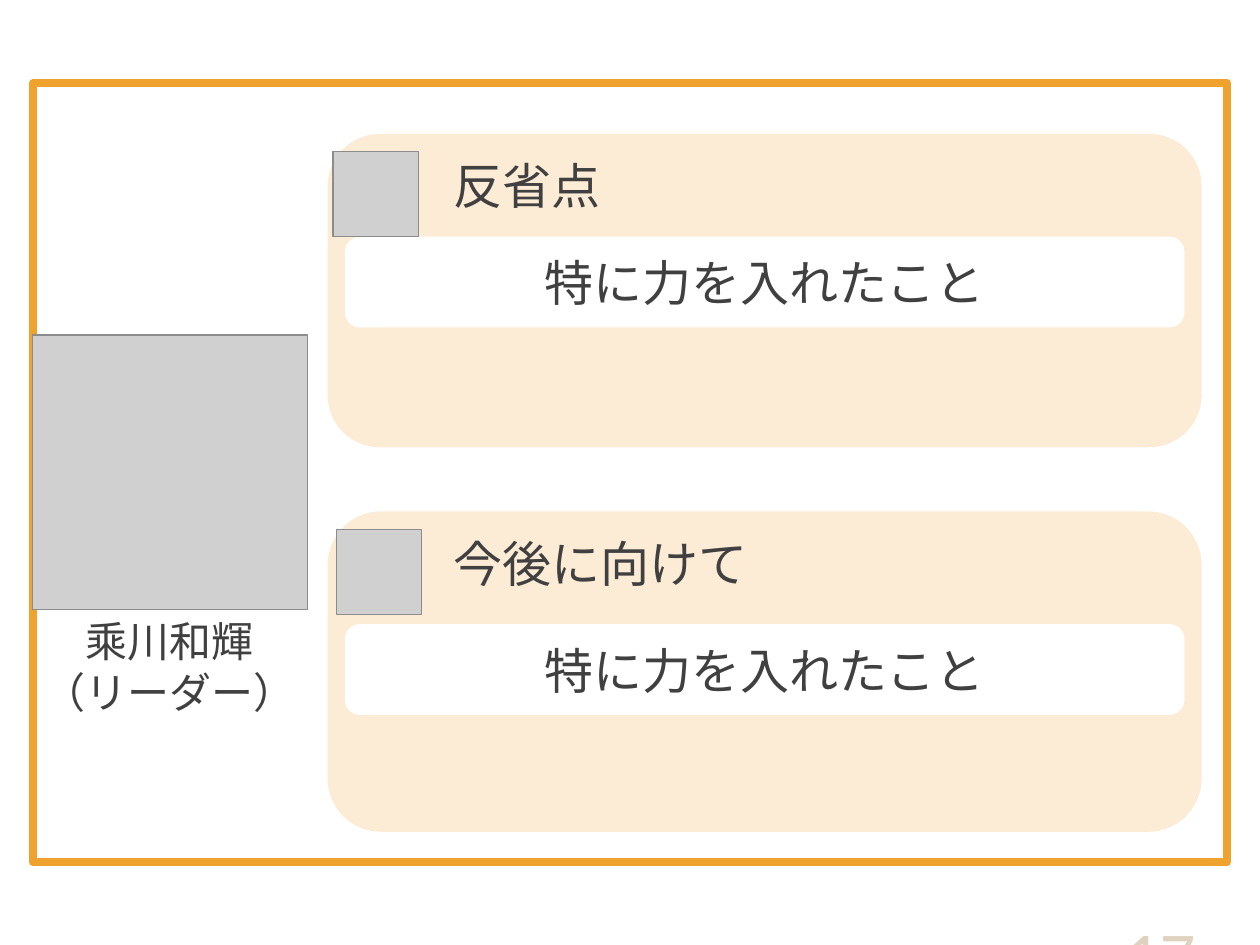
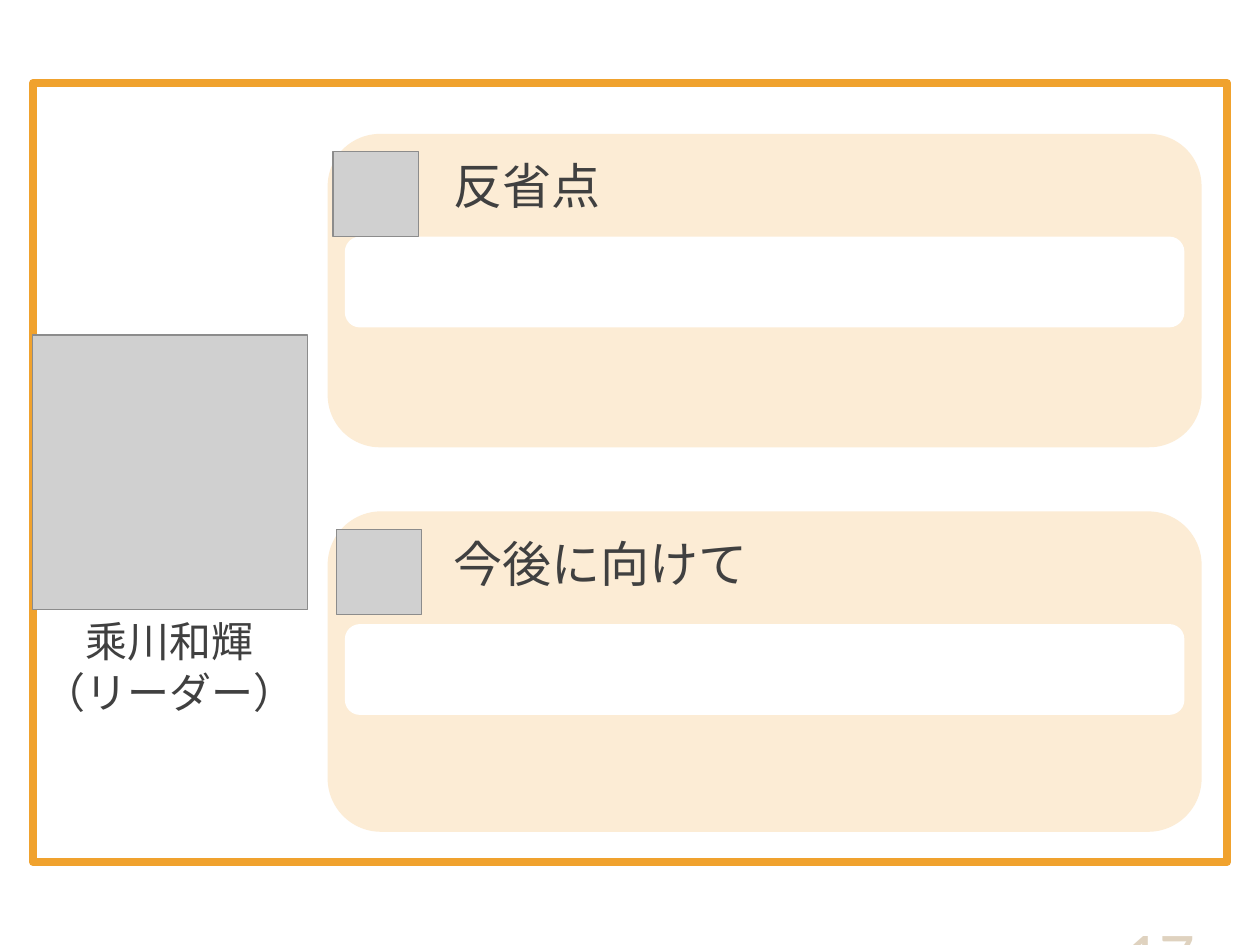
Before and after one commit to DOJO-2021/D-2, a slide deck: slide 17 of documents/プレゼン/Knowledge Holder_清書版.pptx. Drawn at 1260x945 pixels with LibreOffice and Linux fonts; fonts in the diff are those of the drawing; grey boxes stand for pictures. Boxes give left, top, right and bottom in pixels: in the first picture for what was removed or moved away, otherwise in the second. Text is boxed around its words. In the diff, an @@ line names an element or a change of style, - is before the commit and + after.

```diff
--- a/documents/プレゼン/Knowledge Holder_清書版.pptx
+++ b/documents/プレゼン/Knowledge Holder_清書版.pptx
@@ text in rounded rectangle at [544,259,984,305]: text removed @@
-特に力を入れたこと
@@ text in rounded rectangle at [544,647,984,693]: text removed @@
-特に力を入れたこと
```
Also in this commit, not shown: 4 other slides changed.
